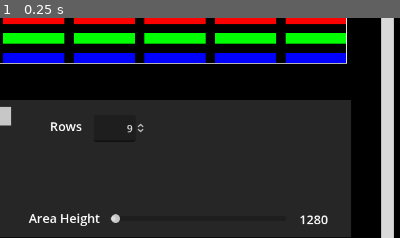
Above: before the commit, frame 1.
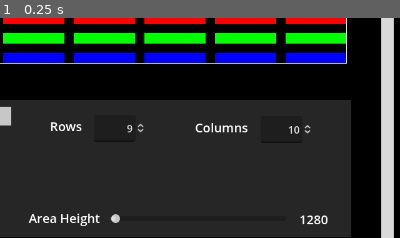
Above: after the commit, the same moment.

Repository: aaronchn99/Breakout
Game: Godot game, scene res://LevelEditor/EditorMain.tscn
Same seed, same stepped clock (60 frames per second), same inputs: the game is played once before the commit and once after it. This scene is started directly instead of the project's main scene.
Inputs:
- Up to frame 1 (0.25 s): no input
The pictures show only the part of the screen within x 50-100%, y 46-96%; the shares and areas given below are measured in that part.

The runs differ from the first frame. In frame 1, 0.4% of the frame differs, in the area x 48-78%, y 47-53%.

Commit message:
Feat(Editor):Columns field

Diff:
--- a/LevelEditor/EditorMain.gd
+++ b/LevelEditor/EditorMain.gd
@@ -34,7 +34,11 @@
 		level_list[selected_level].rows = val
 		$EditPanel/Row/SpinBox.set_value_no_signal(val)
 		rows = val
-var columns : int
+var columns : int:
+	set(val):
+		level_list[selected_level].columns = val
+		$EditPanel/Column/SpinBox.set_value_no_signal(val)
+		columns = val
 var brick_w : float
 var brick_h : float
 
@@ -135,3 +139,7 @@
 func on_row_change(val):
 	rows = val
 	generate_map(level_list[selected_level])
+
+func on_col_change(val):
+	columns = val
+	generate_map(level_list[selected_level])
--- a/LevelEditor/EditorMain.tscn
+++ b/LevelEditor/EditorMain.tscn
@@ -236,7 +236,7 @@
 anchors_preset = 0
 offset_left = 623.0
 offset_top = 21.0
-offset_right = 897.0
+offset_right = 795.0
 offset_bottom = 70.0
 
 [node name="Label" type="Label" parent="EditPanel/Row"]
@@ -252,6 +252,30 @@
 offset_left = 85.0
 offset_top = 3.0
 offset_right = 168.063
+offset_bottom = 46.0
+alignment = 2
+update_on_text_changed = true
+
+[node name="Column" type="Control" parent="EditPanel"]
+anchors_preset = 0
+offset_left = 855.0
+offset_top = 23.0
+offset_right = 1026.0
+offset_bottom = 72.0
+
+[node name="Label" type="Label" parent="EditPanel/Column"]
+layout_mode = 0
+offset_left = 15.0
+offset_top = 7.0
+offset_right = 62.0
+offset_bottom = 35.0
+text = "Columns"
+
+[node name="SpinBox" type="SpinBox" parent="EditPanel/Column"]
+layout_mode = 0
+offset_left = 120.0
+offset_top = 3.0
+offset_right = 203.063
 offset_bottom = 46.0
 alignment = 2
 update_on_text_changed = true
@@ -321,3 +345,4 @@
 [connection signal="color_changed" from="EditPanel/Color/ColorPickerButton" to="." method="on_color_change"]
 [connection signal="item_selected" from="EditPanel/Level/OptionButton" to="." method="on_level_change"]
 [connection signal="value_changed" from="EditPanel/Row/SpinBox" to="." method="on_row_change"]
+[connection signal="value_changed" from="EditPanel/Column/SpinBox" to="." method="on_col_change"]
